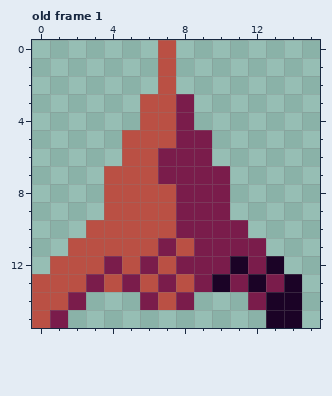
File history of a pixel-art file, graphics/src/ship.aseprite. Above: the version before the commit.
16x16 pixels, 1 frame. Shown: old frame 1. The commit also changed other frames, which this record leaves out.
The result:
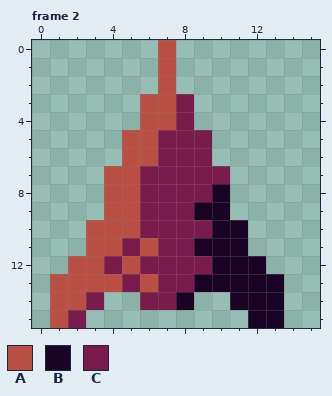
Palette (. is transparent): A #ba5044  B #1b0326  C #7a1c4b
A new or re-ordered frame is compared with the old frame closest to it.
The exact change:
frames 1 -> 5
--- frame 2 is new; against old frame 1
@@ x 0..15 @@
  4 ......AAC.......
- 5 .....AAACC......
+ 5 .....AACCC......
  6 .....AACCC......
- 7 ....AAACCCC.....
- 8 ....AAAACCC.....
- 9 ....AAAACCC.....
-10 ...AAAAACCCC....
-11 ..AAAAACACCCC...
-12 .AAACACACCCBCB..
-13 AAACACACACBCBCB.
-14 AAC...CAC...CBB.
-15 AC...........BB.
+ 7 ....AACCCCC.....
+ 8 ....AACCCCB.....
+ 9 ....AACCCBB.....
+10 ...AAACCCCBB....
+11 ...AACACCBBB....
+12 ..AACACCCCBBB...
+13 .AAAACACCBBBBB..
+14 .AAC..CCB..BBB..
+15 .AC.........BB..
Where, in picture pixels (left, top, right, bottom), the same in both pictures:
changed: (32, 130, 302, 328)
